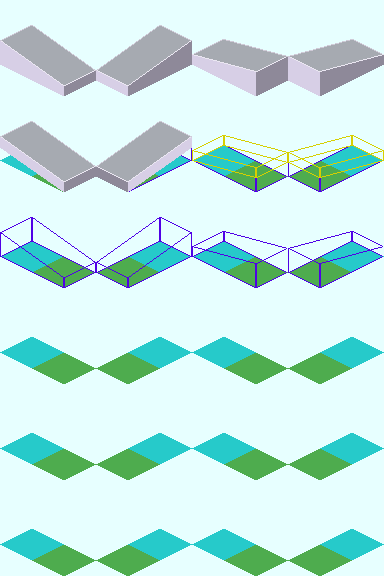
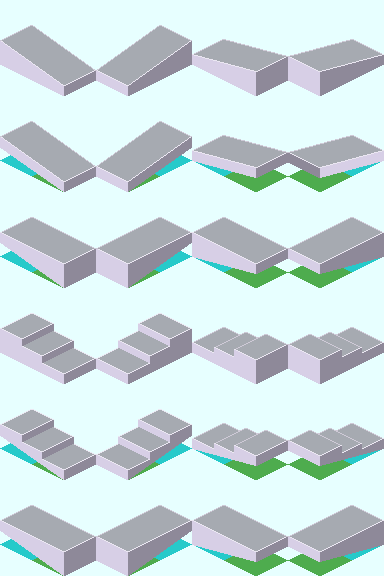
Two versions of the same layered image (384px x 576px). Layer-by-layer changes:
added group "Slopes コピー" with 41 layers above "Slopes" over [0, 313, 384, 576]
added group "Type-3 #1" with 12 layers in group "Slopes コピー" over [0, 505, 384, 576]
added group "Type-3[E] #1" with 2 layers in group "Type-3 #1" over [96, 505, 192, 576]
added layer "Type-3[E][Tex] #1" in group "Type-3[E] #1" over [96, 505, 192, 576]
added layer "Type-3[E][Wire] #1" in group "Type-3[E] #1" over [96, 505, 192, 576]
added group "Type-3[S] #1" with 2 layers in group "Type-3 #1" over [0, 505, 96, 576]
added layer "Type-3[S][Tex] #1" in group "Type-3[S] #1" over [0, 505, 96, 576]
added layer "Type-3[S][Wire] #1" in group "Type-3[S] #1" over [0, 505, 96, 576]
added group "Type-2 #1" with 14 layers in group "Slopes コピー" over [0, 409, 384, 480]
added group "Type-2[E] #1" with 3 layers in group "Type-2 #1" over [96, 409, 192, 480]
added layer "Type-2[S][Tex] #2" in group "Type-2[E] #1" over [96, 409, 192, 480]
added group "Type-2[S] #1" with 2 layers in group "Type-2 #1" over [0, 409, 96, 480]
added layer "Type-2[S][Tex] #1" in group "Type-2[S] #1" over [0, 409, 96, 480]
added group "Type-1 #1" with 12 layers in group "Slopes コピー" over [0, 313, 384, 384]
added group "Type-1[E] #1" with 2 layers in group "Type-1 #1" over [96, 313, 192, 384]
added layer "Type-1[E][Tex] #1" in group "Type-1[E] #1" over [96, 313, 192, 384]
added group "Type-1[S] #1" with 2 layers in group "Type-1 #1" over [0, 313, 96, 384]
added layer "Type-1[S][Tex] #2" in group "Type-1[S] #1" over [0, 313, 96, 384]
renamed "Type-1[W][Wire] #2" to "Type-3[W][Wire]", painted on it over [288, 217, 384, 288]
renamed "Type-1[N][Wire] #2" to "Type-3[N][Wire]", painted on it over [192, 217, 288, 288]
added layer "Type-3[E][Tex]" in group "Type-3[E]" over [96, 217, 192, 288]
renamed "Type-1[E][Wire] #2" to "Type-3[E][Wire]", painted on it over [96, 217, 192, 288]
…and 25 more changes (20 added, 2 painted, 1 renamed, 3 visibility)
